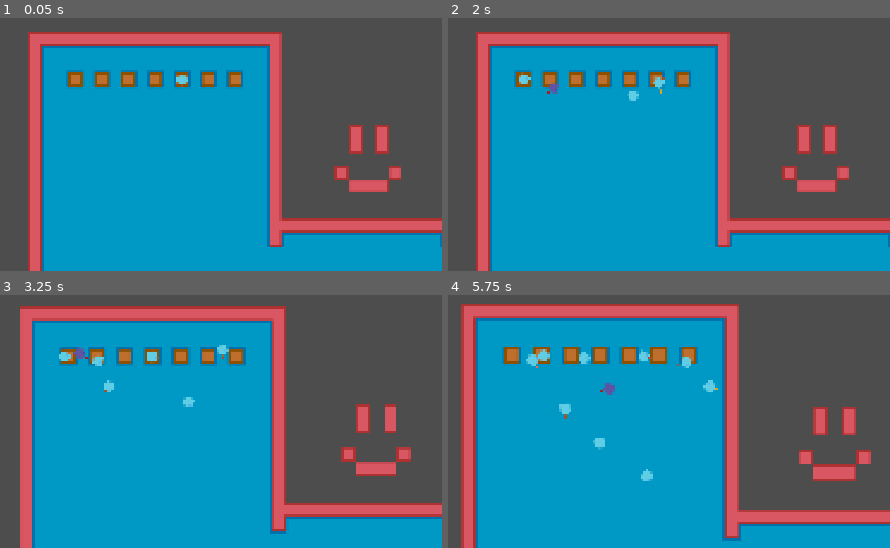
Above: before the commit, frames 1-4 (two rows, left to right).
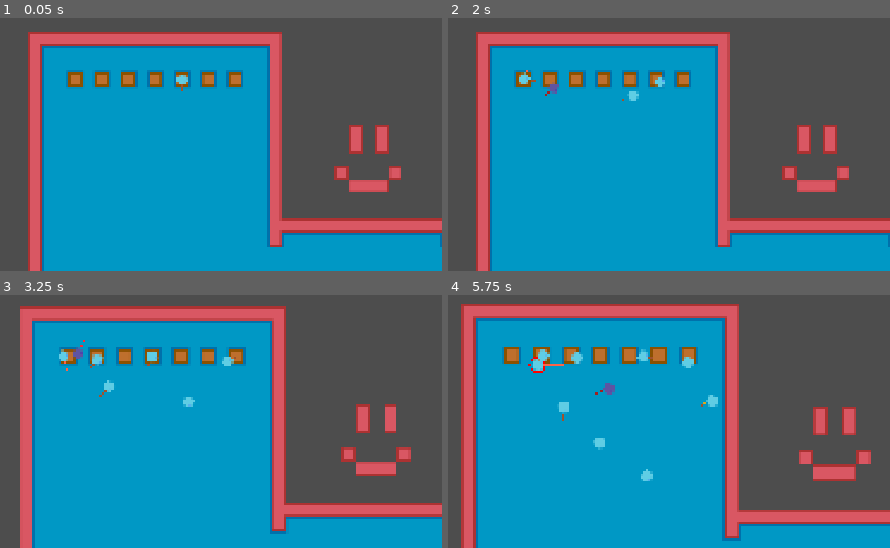
Above: after the commit, the same moments.

Repository: djairoh/crowdSim
Game: Godot game, scene res://scenes/crowd_manager.tscn
The game is run twice, just before and just after one commit, with the same random seed, the same clock (stepped at 60 frames per second) and the same inputs.
Inputs (mouse positions are in pixels of both pictures, inside the frame that each line leads up to):
- Up to frame 1 (0.05 s): no input
- Up to frame 2 (2 s): tap Enter at 0.5 s; drag from (629, 81) to (outside the picture) at 0.52 s; tap R (resetCamera) at 1.25 s; drag from (549, 81) to (448, 136) at 1.27 s
- Up to frame 3 (3.25 s): move the mouse to (212, 360) at 2.02 s; hold Mouse wheel up (zoomIn) 2.03-2.75 s; click (212, 360) at 2.17 s; drag from (75, 355) to (outside the picture) at 2.77 s
- Up to frame 4 (5.75 s): drag from (549, 363) to (642, 439) at 3.52 s; drag from (523, 358) to (589, 434) at 4.27 s; move the mouse to (607, 373) at 5.02 s; hold Mouse wheel up (zoomIn) from 5.03 s (still down); click (607, 373) at 5.17 s

The runs differ from the first frame. In frame 1, less than 0.1% of the frame differs, in the area x 40-42%, y 27-29%; in frame 2, less than 0.1%; in frame 3, 0.4%; in frame 4, 0.8%, in the area x 17-62%, y 21-50%.

Commit message:
Fine tune weights

Diff:
--- a/scripts/forces.gd
+++ b/scripts/forces.gd
@@ -9,10 +9,10 @@
 const PIXELS_PER_METER: float = 24
 
 # Global force weights. Paper includes these weights but does not provide the value.
-const W_AT: float = 1.0
-const W_WA: float = 1.5
+const W_AT: float = 1.5
+const W_WA: float = 1.0
 const W_OB: float = 0.2
-const W_OT: float = 0.2
+const W_OT: float = 0.5
 
 # forces
 var F_wa: Vector2 = Vector2.ZERO
